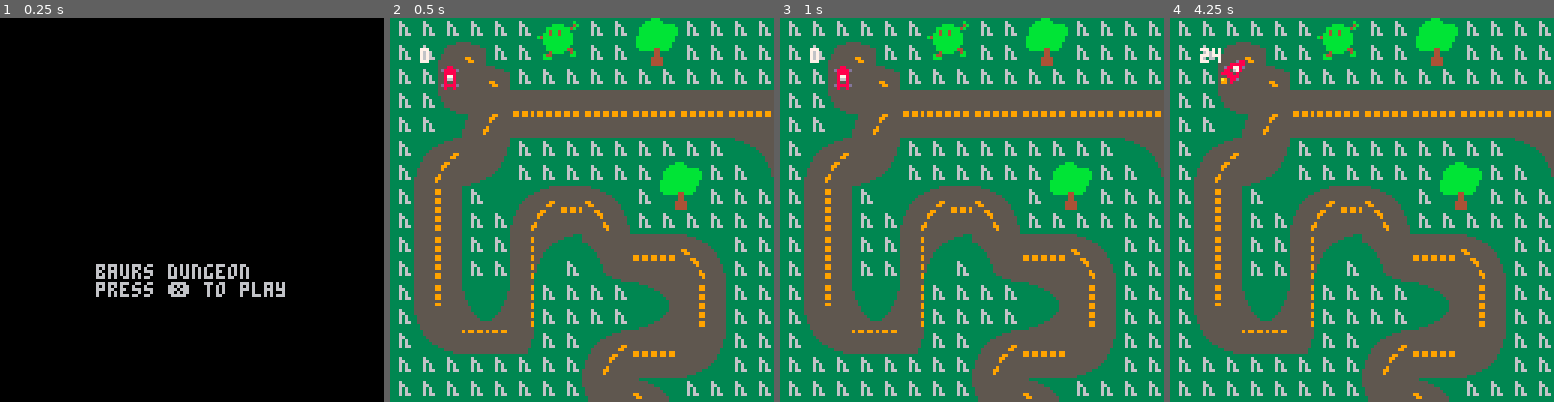
Above: before the commit, frames 1-4 (left to right).
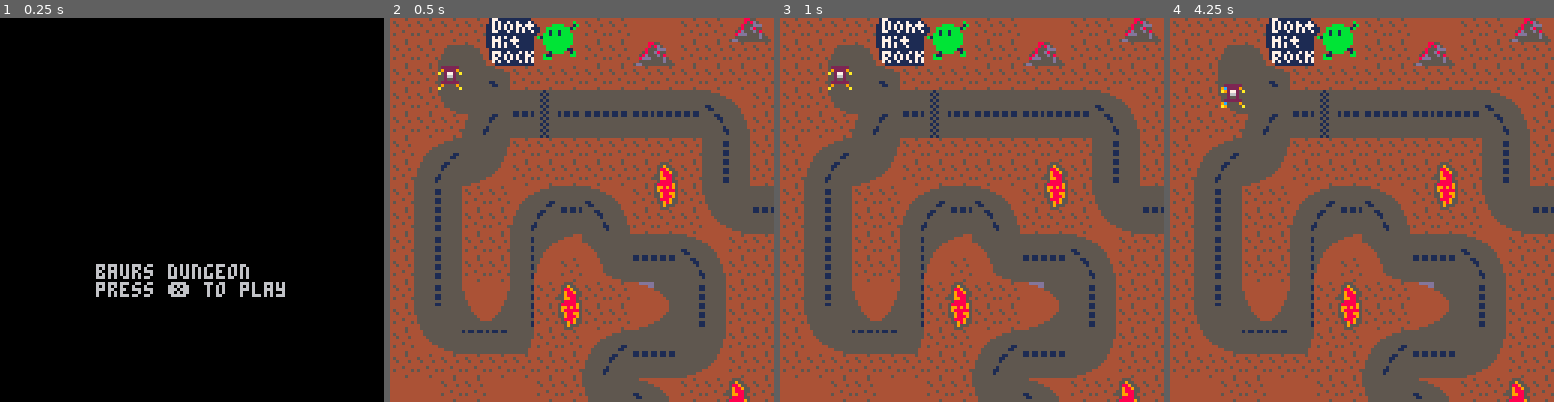
Above: after the commit, the same moments.

Repository: The-Zealander/Vektor-race-clone
Game: PICO-8 cartridge racinggame.p8
Two runs of this game, one before a commit and one after it. Both use one fixed random seed, a clock stepped at 60 frames per second and the inputs below.
Inputs:
- Up to frame 1 (0.25 s): no input
- Up to frame 2 (0.5 s): tap X (X key) at 0.33 s
- Up to frame 3 (1 s): tap O (Z key) at 0.7 s
- Up to frame 4 (4.25 s): tap X (X key) at 1.07, 1.85, 2.97, 4.08 s; hold Right 1.6-2.1 s; tap O (Z key) every 0.4 s from 1.7 to 4.1 s; hold Up 2.15-2.42 s; hold Right 2.47-3.03 s; hold Left 3.08-3.58 s; hold Down 3.63-3.97 s; hold Right from 4.02 s (still down)

Frame 1 is identical in both runs. In frame 2, 65% of the frame differs, in the area x 0-100%, y 0-100%; in frame 3, 65%; in frame 4, 65%.

Commit message:
Mars hovercraft version

Diff:
--- a/racinggame.p8
+++ b/racinggame.p8
@@ -123,7 +123,7 @@
 end
 pal(table, 2)
 function draw_game_screen()
- cls(3)
+ cls(4)
  map()
  draw_player()
 --- draw_speedometer(18+cam_x, 126+cam_y, 20)
@@ -134,49 +134,22 @@
 player = {
   x = 0,
   y = 0,
-  speed = 0, -- current speed
+  dx = 0, -- horizontal velocity
+  dy = 0, -- vertical velocity
   max_kph = 300, -- max speed in kph
   max_speed = 10, -- max speed in game units
   accel_kph = 10, -- acceleration in kph per second
   decel_kph = 5, -- deceleration in kph per second
   friction = 0.95, -- friction factor for natural slowdown
-  angle = 0, -- angle in degrees
-  sprite = 5, -- initial sprite
+  direction = "idle", -- initial direction
 }
 
 function init_player()
   player.x = 16
   player.y = 16
-  player.speed = 0
-  player.angle = 0
-  player.sprite = 5 -- facing right initially
-end
-
-function rotation()
-  -- normalize the angle to be within 0 to 360 degrees
- if player.angle > 360 then
-  player.angle = player.angle-360
- end
- if player.angle < 0 then
-  player.angle = player.angle+360
- end
-  if player.angle >= 337.5 or player.angle < 22.5 then
-    player.sprite = 1 -- facing right
-  elseif player.angle >= 22.5 and player.angle < 67.5 then
-    player.sprite = 2 -- facing up-right
-  elseif player.angle >= 67.5 and player.angle < 112.5 then
-    player.sprite = 3 -- facing up
-  elseif player.angle >= 112.5 and player.angle < 157.5 then
-    player.sprite = 4 -- facing up-left
-  elseif player.angle >= 157.5 and player.angle < 202.5 then
-    player.sprite = 5 -- facing left
-  elseif player.angle >= 202.5 and player.angle < 247.5 then
-    player.sprite = 6 -- facing down-left
-  elseif player.angle >= 247.5 and player.angle < 292.5 then
-    player.sprite = 7 -- facing down
-  elseif player.angle >= 292.5 and player.angle < 337.5 then
-    player.sprite = 8 -- facing down-right
-  end
+  player.dx = 0
+  player.dy = 0
+  player.direction = "idle"
 end
 
 -- new function: check if the player touches a tile with flag 7
@@ -190,8 +163,13 @@
 
   -- new: check if the tile has flag 7 set
   if fget(tile_id, 7) then
-    restart_game() -- restart the game if flag 7 is set
-  end
+    restart_game()
+
+  end	 -- restart the game if flag 7 is set
+  if fget(tile_id, 5) then
+ 	   print("todo line 36")
+
+ 	end
 end
 
 -- new function: restart the game by resetting the player's state
@@ -206,51 +184,62 @@
   local max_game_speed = player.max_kph / 170 -- scale factor
   local accel = player.accel_kph / 170
   local decel = player.decel_kph / 170
-
-  -- handle turning
+		player.direction = "idle"
+  -- acceleration logic for velocity vector
   if btn(⬅️) then
-    player.angle = (player.angle - 1) % 360 -- turn right
+    player.dx = max(player.dx - accel, -max_game_speed)
+    player.direction = "left"
   elseif btn(➡️) then
-    player.angle = (player.angle + 1) % 360 -- turn left
+    player.dx = min(player.dx + accel, max_game_speed)
+    player.direction = "right"
+  else
+    -- decelerate horizontally
+    player.dx *= player.friction
   end
 
-  -- handle acceleration
-  if btn(❎) then
-    player.speed = min(player.speed + accel, max_game_speed)
-  elseif btn(🅾️) then
-    player.speed = max(player.speed - decel, 0)
+  if btn(⬆️) then
+    player.dy = max(player.dy - accel, -max_game_speed)
+    player.direction = "up"
+  elseif btn(⬇️) then
+    player.dy = min(player.dy + accel, max_game_speed)
+    player.direction = "down"
   else
-    -- apply friction when not accelerating
-    player.speed *= player.friction
+    -- decelerate vertically
+    player.dy *= player.friction
   end
-
-  -- calculate velocity based on angle and speed
-  player.dx = player.speed * cos(player.angle/57.3)
-  player.dy = player.speed * sin(player.angle/57.3)
 
   -- update position based on velocity
   local new_x = player.x + player.dx
   local new_y = player.y + player.dy
+  player.x = new_x
+  player.y = new_y
+		player.xspeed = player.dx - player.x
 
   -- prevent movement into walls
-  if not is_wall_tile_area(new_x, player.y) then
-    player.x = new_x
+--  if not is_wall_tile_area(new_x, player.y) then
+--    player.x = new_x
+--  end
+--  if not is_wall_tile_area(player.x, new_y) then
+--    player.y = new_y
+--  end
+
+  -- new: check if player touches a tile with flag 7
+  check_restart()
+end
+
+function draw_player()
+  -- draw the player sprite based on direction
+ 	if	player.direction == "idle" then
+ 			spr(5, player.x, player.y)
+  elseif player.direction == "up" then
+    spr(1, player.x, player.y)
+  elseif player.direction == "down" then
+    spr(3, player.x, player.y)
+  elseif player.direction == "left" then
+    spr(2, player.x, player.y)
+  elseif player.direction == "right" then
+    spr(4, player.x, player.y)
   end
-  if not is_wall_tile_area(player.x, new_y) then
-    player.y = new_y
-  end
-
-  -- check if player touches a tile with flag 7
-  check_restart()
-
-  -- update the sprite based on the current angle
-  rotation()
-end
-
-function draw_player()
- print(player.angle,10,10,7)
-  -- draw the player sprite based on direction
-  spr(player.sprite, player.x, player.y)
 end
 -->8
 -- ui/speedometer
@@ -556,29 +545,37 @@
 
 
 __gff__
-0000000000000000000000000000000000000000000000000000000000000000000000000000000000000000000000000000000000000000000000000000000000000000000000008000000000000000000000000000000000000000000000000000000000000000000000000000010003030303020200000003000300000001
-0000000000000000000000000000000000000000000000000000000000000000000000000000000000000000000000000000000000000000000000000000000000000000000000000000000000000000000000000000000000000000000000000000000000000000000000000000000000000000000000000000000000000000
+0000000000000000000000000000000000000000000000000000000000000000000000000000000000000000000000000000000000000000000000000000000000000000000000008080800000808004000000000000000000808000000000040000000000000040000000000000010003030303020200000000000200000001
+0000202000000000000000000000000000002020000000000000000000000000000000000000000000000000000000000000000000000000000000000000000000000000000000000000000000000000000000000000000000000000000000000000000000000000000000000000000000000000000000000000000000000000
 __map__
-484848484848494a48484b4c484848484848484848484848480000000000000000000000000000000000000000000000000000000000000000000000000000000000003d3d3d3d3d3d3d3d3d3d3d3d00000000000000000000000000000000000000000000000000000000000000000000000000000000000000000000000000
-4848121a4848595a48485b5c484848484848484848484848480000000000000000000000000000000000000000000000000000000000000000000000000000000000003d3d3d3d3d3d3d3d3d3d3d3d00000000000000000000000000000000000000000000000000000000000000000000000000000000000000000000000000
-484814141a48484848484848484848484848484848484848480000000000000000000000000000000000000000000000000000000000000000000000000000000000003d3d3d3d3d3d3d3d3d3d3d3d00000000000000000000000000000000000000000000000000000000000000000000000000000000000000000000000000
-484822141416161716171617161716171a1b484800000000000000000000484848000000000000000000000000000000000000000000000000000000000000000000003d3d3d3d3d3d3d3d3d3d3d3d00000000000000000000000000000000000000000000000000000000000000000000000000000000000000000000000000
-4848002c2d26262726272627262726272a2b484848484848484848484848484848000000000000000000000000000000000000000000000000000000000000000000003d3d3d3d3d3d3d3d3d3d3d3d00000000000000000000000000000000000000000000000000000000000000000000000000000000000000000000000000
-481c1d141548484848484848484846471819404848484848484848484848484848000000000000000000000000000000000000000000000000000000000000000000003d3d3d3d3d3d3d3d3d3d3d3d00000000000000000000000000000000000000000000000000000000000000000000000000000000000000000000000000
-482c2d24254848484848484b4c4848572829504848484848484848484848484848000000000000000000000000000000000000000000000000000000000000000000003d3d3d3d3d3d3d3d3d3d3d3d00000000000000000000000000000000000000000000000000000000000000000000000000000000000000000000000000
-48181948001c1d161a1b485b5c4848481e1f161716171617161716171a1b484848000000000000000000000000000000000000000000000000000000000000000000003d3d3d3d3d3d3d3d3d3d3d3d00000000000000000000000000000000000000000000000000000000000000000000000000000000000000000000000000
-48282948482c2d262a2b4848484848482e2f262726272627262726272a2b484848000000000000000000000000000000000000000000000000000000000000000000003d3d3d3d3d3d3d3d3d3d3d3d00000000000000000000000000000000000000000000000000000000000000000000000000000000000000000000000000
-4818194848184445471f16171a1b484848484848484848484848484818194848480000000000000000000000000000000000000000000000000000000000000000000000000000000000000000000000000000000000000000000000000000000000000000000000000000000000000000000000000000000000000000000000
-4828294848285448572f26272a2b484848484848484848484848484828294848480000000000000000000000000000000000000000000000000000000000000000000000000000000000000000000000000000000000000000000000000000000000000000000000000000000000000000000000000000000000000000000000
-481819404318484848484647181948481c1d161716171a1b4848484818194848480000000000000000000000000000000000000000000000000000000000000000000000000000000000000000000000000000000000000000000000000000000000000000000000000000000000000000000000000000000000000000000000
-481e1f505328484848485253282948482c2d262726272a2b4848484828294848480000000000000000000000000000000000000000000000000000000000000000000000000000000000000000000000000000000000000000000000000000000000000000000000000000000000000000000000000000000000000000000000
-482e2f27271548481c1d1617141548481819444548481e1f1a1b484318194848480000000000000000000000000000000000000000000000000000000000000000000000000000000000000000000000000000000000000000000000000000000000000000000000000000000000000000000000000000000000000000000000
-48484848484848482c2d2627242548482829544848482e2f2a2b525328294848480000000000000000000000000000000000000000000000000000000000000000000000000000000000000000000000000000000000000000000000000000000000000000000000000000000000000000000000000000000000000000000000
-48484848484848481e1f1a1b48484848181948484b4c48001e1f161714154848480000000000000000000000000000000000000000000000000000000000000000000000000000000000000000000000000000000000000000000000000000000000000000000000000000000000000000000000000000000000000000000000
-000000000048484848472a2b48484848282948485b5c48482e2f262724254848480000000000000000000000000000000000000000000000000000000000000000000000000000000000000000000000000000000000000000000000000000000000000000000000000000000000000000000000000000000000000000000000
-000000000000484848481e1f1a1b484818194848484848484848484848484848480000000000000000000000000000000000000000000000000000000000000000000000000000000000000000000000000000000000000000000000000000000000000000000000000000000000000000000000000000000000000000000000
-0000000000000048484846472a2b484828294848484848484848484848484800000000000000000000000000000000000000000000000000000000000000000000000000000000000000000000000000000000000000000000000000000000000000000000000000000000000000000000000000000000000000000000000000
-000000000000004b4c4848001e1f161714154848000000000000000000000000000000000000000000000000000000000000000000000000000000000000000000000000000000000000000000000000000000000000000000000000000000000000000000000000000000000000000000000000000000000000000000000000
-000000000000005b5c4848484647262724254848000000000000000000000000000000000000000000000000000000000000000000000000000000000000000000000000000000000000000000000000000000000000000000000000000000000000000000000000000000000000000000000000000000000000000000000000
-0000000000000000000000484848484848484848000000000000000000000000000000000000000000000000000000000000000000000000000000000000000000000000000000000000000000000000000000000000000000000000000000000000000000000000000000000000000000000000000000000000000000000000
-0000000000000000000000000000000000484800000000000000000000000000000000000000000000000000000000000000000000000000000000000000000000000000000000000000000000000000000000000000000000000000000000000000000000000000000000000000000000000000000000000000000000000000
+484848484d4e494a48484b4c48485b5c484848484848484c4848484c4848484848484848484848484848484800000000000000000000000000000000000000000000003d3d3d3d3d3d3d3d3d3d3d3d00000000000000000000000000000000000000000000000000000000000000000000000000000000000000000000000000
+484812135d5e595a48485b5c484848484848484848485b5c48485b5c4b4c484b4c484848484848484848484800000000000000000000000000000000000000000000003d3d3d3d3d3d3d3d3d3d3d3d00000000000000000000000000000000000000000000000000000000000000000000000000000000000000000000000000
+484814141a48484848484848484848484848485b5c4848484c48484c5b5c485b5c484848484848484848484800000000000000000000000000000000000000000000003d3d3d3d3d3d3d3d3d3d3d3d00000000000000000000000000000000000000000000000000000000000000000000000000000000000000000000000000
+484822141416671716171616171a1b48484848484848484848485b5c48484848484b4c48484848484848484800000000000000000000000000000000000000000000003d3d3d3d3d3d3d3d3d3d3d3d00000000000000000000000000000000000000000000000000000000000000000000000000000000000000000000000000
+4848482c2d26772726272626272a2b48485b5c4848484848484c484b4c484b4c485b5c48484848484848484800000000000000000000000000000000000000000000003d3d3d3d3d3d3d3d3d3d3d3d00000000000000000000000000000000000000000000000000000000000000000000000000000000000000000000000000
+481c1d1415484848484848484818194848484848484848485b5c485b5c485b5c4b4c4848484848484848484800000000000000000000000000000000000000000000003d3d3d3d3d3d3d3d3d3d3d3d00000000000000000000000000000000000000000000000000000000000000000000000000000000000000000000000000
+482c2d24254848484848484f48282948484848484848484848484848484848485b5c484b4c4848484848484800000000000000000000000000000000000000000000003d3d3d3d3d3d3d3d3d3d3d3d00000000000000000000000000000000000000000000000000000000000000000000000000000000000000000000000000
+48181948481c1d161a1b485f481e1f161716178081686982836a6b81811b484b4c48485b5c4848484848484800000000000000000000000000000000000000000000003d3d3d3d3d3d3d3d3d3d3d3d00000000000000000000000000000000000000000000000000000000000000000000000000000000000000000000000000
+48282948482c2d262a2b4848482e2f262726279091787992937a7b90912b485b5c484b4c484848484848484800000000000000000000000000000000000000000000003d3d3d3d3d3d3d3d3d3d3d3d00000000000000000000000000000000000000000000000000000000000000000000000000000000000000000000000000
+4818194848184445471f16171a1b4848484848484848484848484848181948484b4c5b5c4848484848484848000000000000000000000000000000000000000000000000000000000000000000000000000000000000000000000000000000000000000000000000000000000000000000000000000000000000000000000000
+4828294848285448572f26272a2b48484848484848484848484b4c48282948485b5c48484848484848484848000000000000000000000000000000000000000000000000000000000000000000000000000000000000000000000000000000000000000000000000000000000000000000000000000000000000000000000000
+481819404318484f48484647181948481c1d161716171a1b485b5c48181948484848484b4c48484848484848000000000000000000000000000000000000000000000000000000000000000000000000000000000000000000000000000000000000000000000000000000000000000000000000000000000000000000000000
+481e1f505328485f48485253282948482c2d262726272a2b484848482829484b4c48485b5c48484848484848000000000000000000000000000000000000000000000000000000000000000000000000000000000000000000000000000000000000000000000000000000000000000000000000000000000000000000000000
+482e2f27271548481c1d1617141548481819444548481e1f1a1b48431819485b5c4848484848484848484848000000000000000000000000000000000000000000000000000000000000000000000000000000000000000000000000000000000000000000000000000000000000000000000000000000000000000000000000
+48484848484848482c2d2627242548482829544848482e2f2a2b525328294848484848484b4c484848484848000000000000000000000000000000000000000000000000000000000000000000000000000000000000000000000000000000000000000000000000000000000000000000000000000000000000000000000000
+4b4c48484b4c48481e1f1a1b48484f48181948484b4c48481e1f161714154848484b4c485b5c484848484848000000000000000000000000000000000000000000000000000000000000000000000000000000000000000000000000000000000000000000000000000000000000000000000000000000000000000000000000
+484848485b5c484848472a2b48485f48282948485b5c48482e2f262724254848485b5c484848484848484848000000000000000000000000000000000000000000000000000000000000000000000000000000000000000000000000000000000000000000000000000000000000000000000000000000000000000000000000
+484b48484848484848481e1f1a1b48481819484b4c484f4848484848484848484848484b4c48484848484848000000000000000000000000000000000000000000000000000000000000000000000000000000000000000000000000000000000000000000000000000000000000000000000000000000000000000000000000
+485b5c4848484848484846472a2b48482829485b5c485f4b4c484b4c484b4c484848485b5c48484848484848000000000000000000000000000000000000000000000000000000000000000000000000000000000000000000000000000000000000000000000000000000000000000000000000000000000000000000000000
+4848484848484848484848481e1f161714154848484b4c5b5c484848485b5c484b4c48484848484848484848000000000000000000000000000000000000000000000000000000000000000000000000000000000000000000000000000000000000000000000000000000000000000000000000000000000000000000000000
+48484b484848485b5c48484846472627242548484c484848484848484b4c48485b5c48484848484848484848000000000000000000000000000000000000000000000000000000000000000000000000000000000000000000000000000000000000000000000000000000000000000000000000000000000000000000000000
+48485b5c4848484848484848484848484848485b5c48484b4c484b4c5b5c484848484b4c484b4c4848484848000000000000000000000000000000000000000000000000000000000000000000000000000000000000000000000000000000000000000000000000000000000000000000000000000000000000000000000000
+484848484848484848485b5c48484848484848484b4c4848484848484848484b4c485b5c485b5c4848484848000000000000000000000000000000000000000000000000000000000000000000000000000000000000000000000000000000000000000000000000000000000000000000000000000000000000000000000000
+4848484848484848484848484848485b5c4848485b5c4848484848484848485b5c4848484848484848484848000000000000000000000000000000000000000000000000000000000000000000000000000000000000000000000000000000000000000000000000000000000000000000000000000000000000000000000000
+48484848484848485b5c48484848484848484848484848484848484848484848484848484848484848484848000000000000000000000000000000000000000000000000000000000000000000000000000000000000000000000000000000000000000000000000000000000000000000000000000000000000000000000000
+48484848485b5c48484848484848484848484848484848484848484848484848484848484848484848484848000000000000000000000000000000000000000000000000000000000000000000000000000000000000000000000000000000000000000000000000000000000000000000000000000000000000000000000000
+4848484848484848484848484848484848484848484848484848484848484848484848484848484848484848000000000000000000000000000000000000000000000000000000000000000000000000000000000000000000000000000000000000000000000000000000000000000000000000000000000000000000000000
+4848484848484848484848484848484848484848484848484848484848484848484848484848484848484848000000000000000000000000000000000000000000000000000000000000000000000000000000000000000000000000000000000000000000000000000000000000000000000000000000000000000000000000
+4848484848484848484848484848484848484848484848484848484848484848484848484848484848484848000000000000000000000000000000000000000000000000000000000000000000000000000000000000000000000000000000000000000000000000000000000000000000000000000000000000000000000000
+4848484848484848484848484848484848484848484848484848484848484848484848484848484848484848000000000000000000000000000000000000000000000000000000000000000000000000000000000000000000000000000000000000000000000000000000000000000000000000000000000000000000000000
+4848484848484848484848484848484848484848484848484848484848484848484848484848484848484848000000000000000000000000000000000000000000000000000000000000000000000000000000000000000000000000000000000000000000000000000000000000000000000000000000000000000000000000
Not shown, changed: 109 lines of the sprite sheet (__gfx__) section of racinggame.p8
